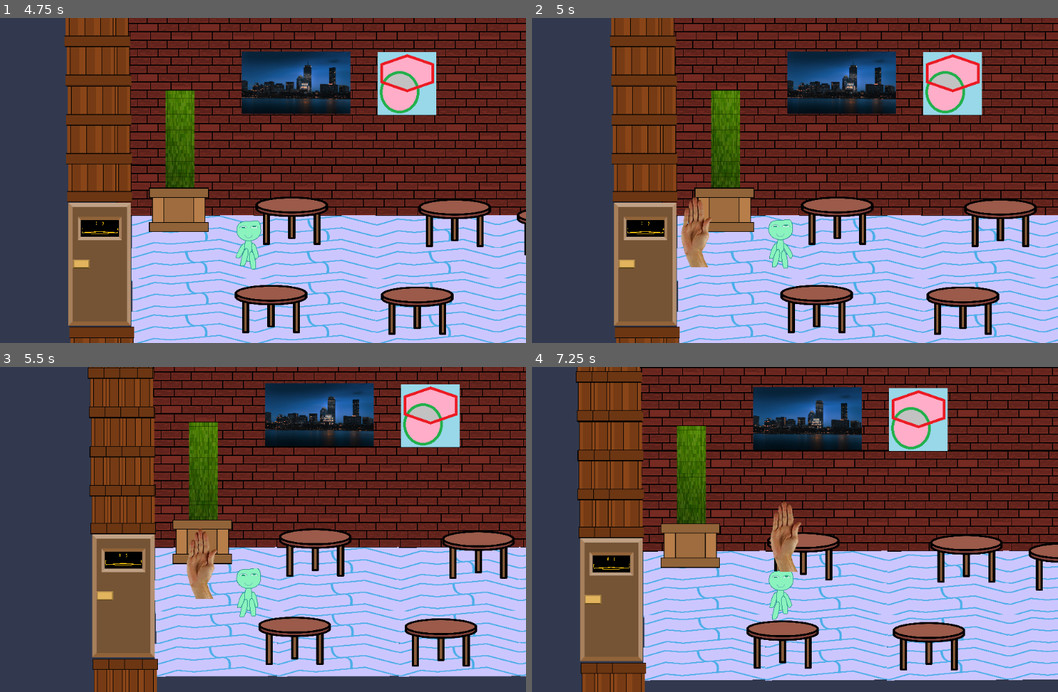
Above: before the commit, frames 1-4 (two rows, left to right).
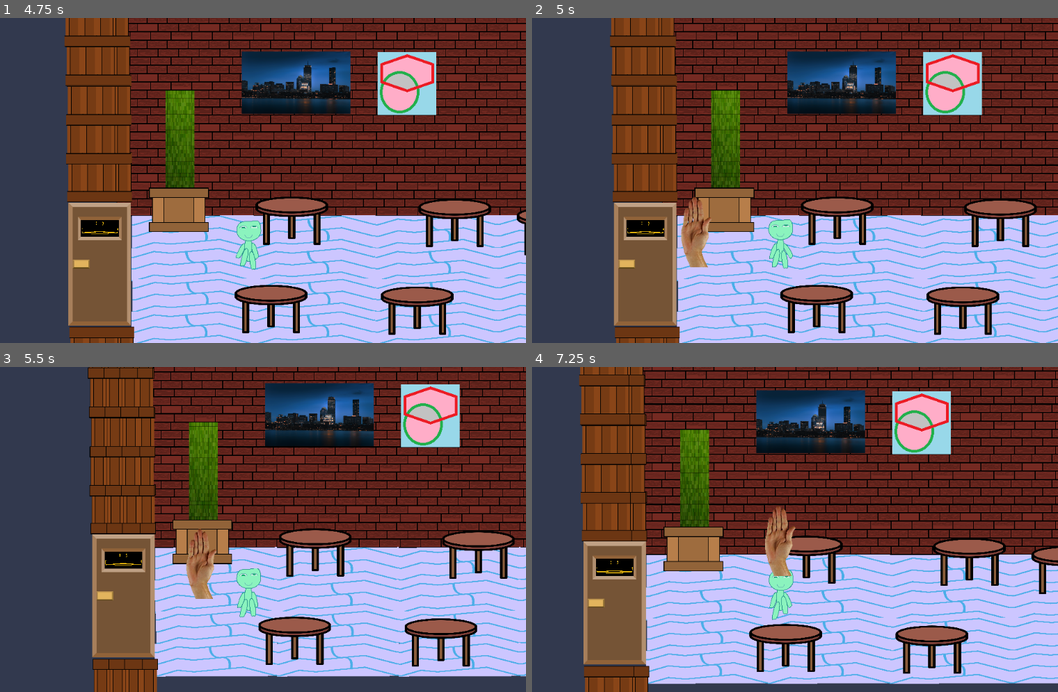
Above: after the commit, the same moments.

Repository: AGarciaNY/impossible_five_game_jam2023
Game: Godot game, scene res://game/gameplay.tscn
Same seed, same stepped clock (60 frames per second), same inputs: the game is played once before the commit and once after it. This scene is started directly instead of the project's main scene.
Inputs:
- Up to frame 1 (4.75 s): tap Enter at 0.5 s; hold Right (ui_right) 0.53-1.28 s; hold Down (ui_down) 1.28-2.03 s; hold Right (ui_right) 2.03-2.78 s; hold Up (ui_up) 2.78-3.53 s; hold Left (ui_left) from 3.53 s (still down)
- Up to frame 2 (5 s): keep holding Left (ui_left)
- Up to frame 3 (5.5 s): release Left (ui_left) at 5.03 s; hold Down (ui_down) from 5.03 s (still down)
- Up to frame 4 (7.25 s): release Down (ui_down) at 5.78 s; hold Right (ui_right) 5.78-6.53 s; hold Up (ui_up) from 6.53 s (still down)

Frame 1 is identical in both runs. In frame 2, less than 0.1% of the frame differs, in the area x 28-34%, y 55-77%; in frame 3, less than 0.1%; in frame 4, 37%, in the area x 8-100%, y 0-100%.

Commit message:
feat: added collsion to customer

Diff:
--- a/customer/customer.tscn
+++ b/customer/customer.tscn
@@ -1,11 +1,13 @@
-[gd_scene load_steps=4 format=2]
+[gd_scene load_steps=5 format=2]
 
 [ext_resource path="res://jam assets/art/hand.png" type="Texture" id=1]
 [ext_resource path="res://customer/customer.gd" type="Script" id=2]
 
-[sub_resource type="CapsuleShape2D" id=1]
-radius = 30.0
-height = 0.0
+[sub_resource type="RectangleShape2D" id=1]
+extents = Vector2( 40.75, 26.5 )
+
+[sub_resource type="CircleShape2D" id=2]
+radius = 21.095
 
 [node name="RigidBody2D" type="KinematicBody2D"]
 script = ExtResource( 2 )
@@ -16,9 +18,13 @@
 texture = ExtResource( 1 )
 
 [node name="CollisionShape2D" type="CollisionShape2D" parent="."]
-position = Vector2( 5, 46 )
+position = Vector2( 16.25, 40.5 )
 shape = SubResource( 1 )
 
-[node name="VisibilityNotifier2D" type="VisibilityNotifier2D" parent="."]
+[node name="Area2D" type="Area2D" parent="."]
+collision_layer = 16
+collision_mask = 16
 
-[connection signal="screen_exited" from="VisibilityNotifier2D" to="." method="_on_VisibilityNotifier2D_screen_exited"]
+[node name="CollisionShape2D" type="CollisionShape2D" parent="Area2D"]
+position = Vector2( 91, 46 )
+shape = SubResource( 2 )
--- a/game/gameplay.gd
+++ b/game/gameplay.gd
@@ -6,7 +6,7 @@
 # Declare member variables here. Examples:
 # var a = 2
 # var b = "text"
-
+var playerReadyToTakeOrder = false
 
 # Called when the node enters the scene tree for the first time.
 func _ready():
@@ -36,3 +36,14 @@
 
 		add_child(mob)
 		numberOfCustomer += 1
+
+
+func _on_Node_plyerTakingOrder():
+	playerReadyToTakeOrder = true
+	#print(playerReadyToTakeOrder)
+	pass # Replace with function body.
+
+
+func _on_customerGetingFood_body_entered(body):
+	print(body)
+	pass # Replace with function body.
--- a/game/gameplay.tscn
+++ b/game/gameplay.tscn
@@ -8,6 +8,9 @@
 _data = {
 "points": PoolVector2Array( 0, 0, 0, 0, 11, 367, 0, 0, 0, 0, 4, 594, 0, 0, 0, 0, 1268, 594, 0, 0, 0, 0, 1260, 367, 0, 0, 0, 0, 11, 367 )
 }
+
+[sub_resource type="RectangleShape2D" id=2]
+extents = Vector2( 43.125, 48.5 )
 
 [node name="Node" type="Node"]
 script = ExtResource( 2 )
@@ -25,4 +28,15 @@
 position = Vector2( 11, 367 )
 rotation = 1.60162
 
+[node name="customerGetingFood" type="Area2D" parent="."]
+collision_layer = 16
+collision_mask = 16
+
+[node name="CollisionShape2D" type="CollisionShape2D" parent="customerGetingFood"]
+light_mask = 0
+position = Vector2( 1088.88, 433 )
+shape = SubResource( 2 )
+
+[connection signal="plyerTakingOrder" from="Node" to="." method="_on_Node_plyerTakingOrder"]
 [connection signal="timeout" from="customerTimer" to="." method="_on_customerTimer_timeout"]
+[connection signal="body_entered" from="customerGetingFood" to="." method="_on_customerGetingFood_body_entered"]
--- /dev/null
+++ b/kitchen/kitchen.gd
@@ -0,0 +1,22 @@
+extends Node
+
+signal plyerTakingOrder
+# Declare member variables here. Examples:
+# var a = 2
+# var b = "text"
+
+
+# Called when the node enters the scene tree for the first time.
+func _ready():
+	pass # Replace with function body.
+
+
+# Called every frame. 'delta' is the elapsed time since the previous frame.
+#func _process(delta):
+#	pass
+
+
+func _on_playerReadyToTakeOrder_body_entered(body):
+	#print("hi")
+	emit_signal("plyerTakingOrder")
+	pass # Replace with function body.
--- a/kitchen/kitchen.tscn
+++ b/kitchen/kitchen.tscn
@@ -17,6 +17,7 @@
 [ext_resource path="res://jam assets/art/1circle-table.png" type="Texture" id=15]
 [ext_resource path="res://kitchen/PantrySelection.tscn" type="PackedScene" id=16]
 [ext_resource path="res://kitchen/CookManager.gd" type="Script" id=17]
+[ext_resource path="res://kitchen/kitchen.gd" type="Script" id=18]
 
 [sub_resource type="TileSet" id=1]
 0/name = "bricks.png 0"
@@ -83,7 +84,7 @@
 extents = Vector2( 79.8636, 345.46 )
 
 [sub_resource type="RectangleShape2D" id=4]
-extents = Vector2( 1325.03, 104.262 )
+extents = Vector2( 1325.03, 99.3795 )
 
 [sub_resource type="RectangleShape2D" id=5]
 extents = Vector2( 78.6038, 537.698 )
@@ -136,7 +137,11 @@
 shader_param/outline_width = 4.0
 shader_param/outline_color = Color( 0.462745, 0.0705882, 0.937255, 1 )
 
+[sub_resource type="RectangleShape2D" id=11]
+extents = Vector2( 32.5, 57.5 )
+
 [node name="Node2" type="Node"]
+script = ExtResource( 18 )
 __meta__ = {
 "_edit_vertical_guides_": [ 2221.0 ]
 }
@@ -539,7 +544,7 @@
 shape = SubResource( 3 )
 
 [node name="CollisionShape2D3" type="CollisionShape2D" parent="Wall Colliders"]
-position = Vector2( 1096.34, 702.497 )
+position = Vector2( 1096.34, 707.38 )
 shape = SubResource( 4 )
 
 [node name="CollisionShape2D4" type="CollisionShape2D" parent="Wall Colliders"]
@@ -872,6 +877,27 @@
 [node name="SkeletonPlayer" parent="." instance=ExtResource( 10 )]
 position = Vector2( 140.927, 353.672 )
 
+[node name="Left_Arm" parent="SkeletonPlayer/YSort" index="0"]
+bones = [ "hip", PoolRealArray( 0, 0, 0, 0, 0 ), "hip/chest", PoolRealArray( 0, 0, 0, 0, 0 ), "hip/chest/Head", PoolRealArray( 0, 0, 0, 0, 0 ), "hip/chest/Arm_Left", PoolRealArray( 0.5, 0.5, 0.5, 0.5, 0.5 ), "hip/chest/Arm_Right", PoolRealArray( 0, 0, 0, 0, 0 ), "hip/Leg_Right", PoolRealArray( 0, 0, 0, 0, 0 ), "hip/Leg_Left", PoolRealArray( 0, 0, 0, 0, 0 ) ]
+
+[node name="Right_Arm" parent="SkeletonPlayer/YSort" index="1"]
+bones = [ "hip", PoolRealArray( 0, 0, 0, 0, 0 ), "hip/chest", PoolRealArray( 0, 0, 0, 0, 0 ), "hip/chest/Head", PoolRealArray( 0, 0, 0, 0, 0 ), "hip/chest/Arm_Left", PoolRealArray( 0, 0, 0, 0, 0 ), "hip/chest/Arm_Right", PoolRealArray( 0.5, 0.5, 0.5, 0.5, 0.5 ), "hip/Leg_Right", PoolRealArray( 0, 0, 0, 0, 0 ), "hip/Leg_Left", PoolRealArray( 0, 0, 0, 0, 0 ) ]
+
+[node name="Body" parent="SkeletonPlayer/YSort" index="2"]
+bones = [ "hip", PoolRealArray( 0, 0, 0, 0 ), "hip/chest", PoolRealArray( 1, 1, 1, 1 ), "hip/chest/Head", PoolRealArray( 0, 0, 0, 0 ), "hip/chest/Arm_Left", PoolRealArray( 0, 0, 0, 0 ), "hip/chest/Arm_Right", PoolRealArray( 0, 0, 0, 0 ), "hip/Leg_Right", PoolRealArray( 0, 0, 0, 0 ), "hip/Leg_Left", PoolRealArray( 0, 0, 0, 0 ) ]
+
+[node name="Right_Leg" parent="SkeletonPlayer/YSort" index="3"]
+bones = [ "hip", PoolRealArray( 0, 0, 0, 0 ), "hip/chest", PoolRealArray( 0, 0, 0, 0 ), "hip/chest/Head", PoolRealArray( 0, 0, 0, 0 ), "hip/chest/Arm_Left", PoolRealArray( 0, 0, 0, 0 ), "hip/chest/Arm_Right", PoolRealArray( 0, 0, 0, 0 ), "hip/Leg_Right", PoolRealArray( 0.5, 0.5, 0.5, 0.5 ), "hip/Leg_Left", PoolRealArray( 0, 0, 0, 0 ) ]
+
+[node name="Left_Leg" parent="SkeletonPlayer/YSort" index="4"]
+bones = [ "hip", PoolRealArray( 0, 0, 0, 0, 0 ), "hip/chest", PoolRealArray( 0, 0, 0, 0, 0 ), "hip/chest/Head", PoolRealArray( 0, 0, 0, 0, 0 ), "hip/chest/Arm_Left", PoolRealArray( 0, 0, 0, 0, 0 ), "hip/chest/Arm_Right", PoolRealArray( 0, 0, 0, 0, 0 ), "hip/Leg_Right", PoolRealArray( 0, 0, 0, 0, 0 ), "hip/Leg_Left", PoolRealArray( 0.5, 0.5, 0.5, 0.5, 0.5 ) ]
+
+[node name="Head" parent="SkeletonPlayer/YSort" index="5"]
+bones = [ "hip", PoolRealArray( 0, 0, 0, 0, 0, 0, 0, 0, 0, 0, 0, 0, 0 ), "hip/chest", PoolRealArray( 0, 0, 0, 0, 0, 0, 0, 0, 0, 0, 0, 0, 0 ), "hip/chest/Head", PoolRealArray( 0.5, 0.5, 0.5, 0.5, 0.5, 0.5, 0.5, 0.5, 0.5, 0.5, 0.5, 1, 1 ), "hip/chest/Arm_Left", PoolRealArray( 0, 0, 0, 0, 0, 0, 0, 0, 0, 0, 0, 0, 0 ), "hip/chest/Arm_Right", PoolRealArray( 0, 0, 0, 0, 0, 0, 0, 0, 0, 0, 0, 0, 0 ), "hip/Leg_Right", PoolRealArray( 0, 0, 0, 0, 0, 0, 0, 0, 0, 0, 0, 0, 0 ), "hip/Leg_Left", PoolRealArray( 0, 0, 0, 0, 0, 0, 0, 0, 0, 0, 0, 0, 0 ) ]
+
+[node name="Face" parent="SkeletonPlayer/YSort/Head" index="0"]
+bones = [ "hip", PoolRealArray( 0, 0, 0, 0, 0, 0, 0, 0 ), "hip/chest", PoolRealArray( 0, 0, 0, 0, 0, 0, 0, 0 ), "hip/chest/Head", PoolRealArray( 0.5, 0.5, 0.5, 0.5, 0.5, 0.5, 0.5, 0.5 ), "hip/chest/Arm_Left", PoolRealArray( 0, 0, 0, 0, 0, 0, 0, 0 ), "hip/chest/Arm_Right", PoolRealArray( 0, 0, 0, 0, 0, 0, 0, 0 ), "hip/Leg_Right", PoolRealArray( 0, 0, 0, 0, 0, 0, 0, 0 ), "hip/Leg_Left", PoolRealArray( 0, 0, 0, 0, 0, 0, 0, 0 ) ]
+
 [node name="Camera2D" parent="SkeletonPlayer" index="4"]
 position = Vector2( 226.292, -549.022 )
 current = true
@@ -890,7 +916,15 @@
 margin_right = 258.401
 margin_bottom = 92.6129
 
+[node name="playerReadyToTakeOrder" type="Area2D" parent="."]
+collision_layer = 16
+
+[node name="CollisionShape2D" type="CollisionShape2D" parent="playerReadyToTakeOrder"]
+position = Vector2( 1179.5, 489.5 )
+shape = SubResource( 11 )
+
 [connection signal="area_entered" from="KitchenArea/refrig/Area2D" to="CookManager" method="_on_Area2D_area_entered"]
 [connection signal="area_exited" from="KitchenArea/refrig/Area2D" to="CookManager" method="_on_Area2D_area_exited"]
+[connection signal="body_entered" from="playerReadyToTakeOrder" to="." method="_on_playerReadyToTakeOrder_body_entered"]
 
 [editable path="SkeletonPlayer"]
--- a/project.godot
+++ b/project.godot
@@ -54,12 +54,12 @@
 
 ui_sprint={
 "deadzone": 0.5,
-"events": [ Object(InputEventKey,"resource_local_to_scene":false,"resource_name":"","device":0,"alt":false,"shift":false,"control":false,"meta":false,"command":false,"pressed":false,"scancode":16777237,"unicode":0,"echo":false,"script":null)
+"events": [ Object(InputEventKey,"resource_local_to_scene":false,"resource_name":"","device":0,"alt":false,"shift":false,"control":false,"meta":false,"command":false,"pressed":false,"scancode":16777237,"physical_scancode":0,"unicode":0,"echo":false,"script":null)
  ]
 }
 ui_crouch={
 "deadzone": 0.5,
-"events": [ Object(InputEventKey,"resource_local_to_scene":false,"resource_name":"","device":0,"alt":false,"shift":false,"control":false,"meta":false,"command":false,"pressed":false,"scancode":16777238,"unicode":0,"echo":false,"script":null)
+"events": [ Object(InputEventKey,"resource_local_to_scene":false,"resource_name":"","device":0,"alt":false,"shift":false,"control":false,"meta":false,"command":false,"pressed":false,"scancode":16777238,"physical_scancode":0,"unicode":0,"echo":false,"script":null)
  ]
 }
 
Not shown: 1 places in game/gameplay.tscn that only renumber resources
Not shown: 1 places in kitchen/kitchen.tscn that only renumber resources
